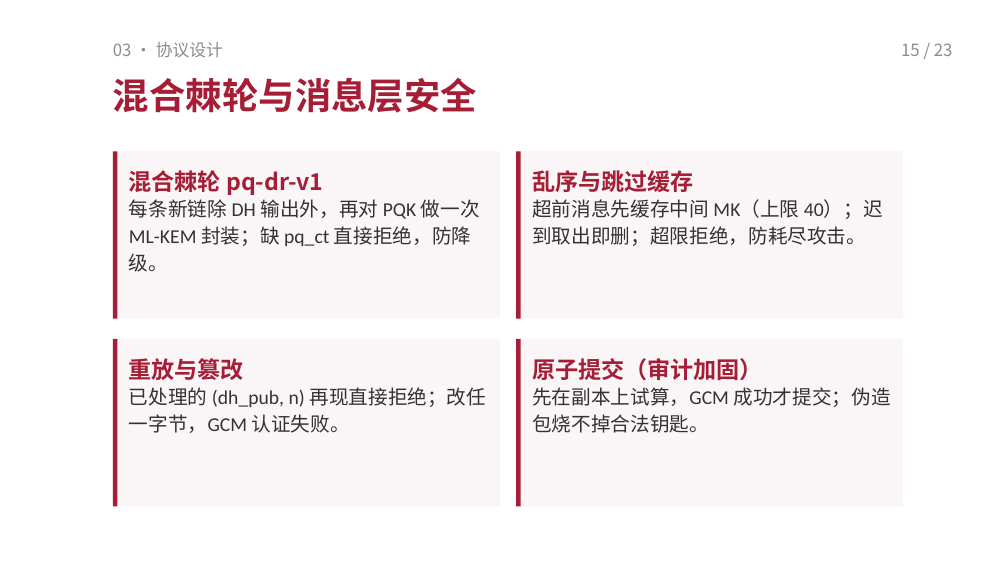
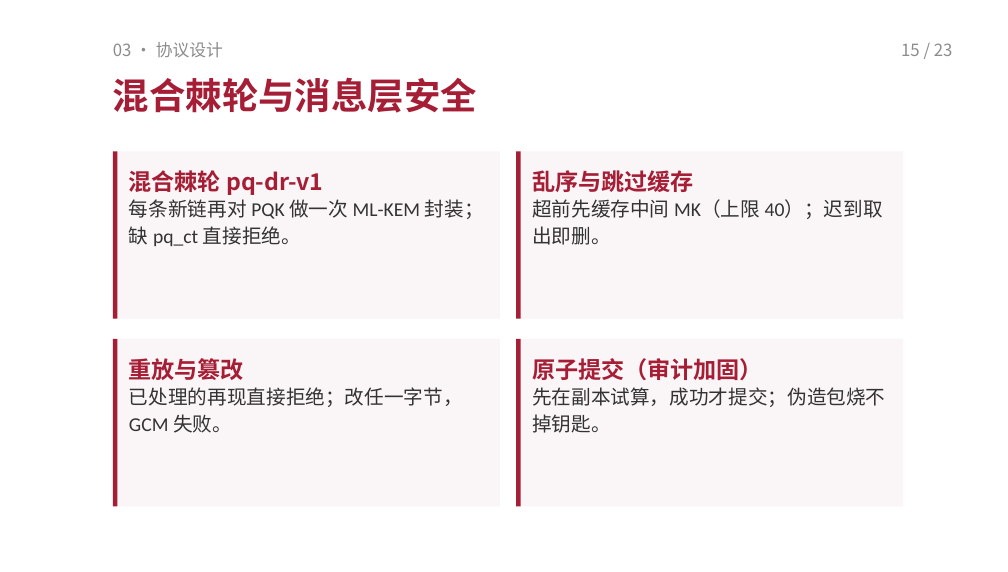
Before and after one commit to TomHaoZi/ECNUchat, a slide deck: slide 15 of 中期汇报/ECNUchat-中期汇报.pptx. Drawn at 1008x572 pixels with LibreOffice and Linux fonts; fonts in the diff are those of the drawing. Boxes give left, top, right and bottom in pixels: in the first picture for what was removed or moved away, otherwise in the second. Text is boxed around its words. In the diff, an @@ line names an element or a change of style, - is before the commit and + after.

```diff
--- a/中期汇报/ECNUchat-中期汇报.pptx
+++ b/中期汇报/ECNUchat-中期汇报.pptx
@@ text at [129, 199, 484, 246]: text changed @@
-每条新链除 DH 输出外，再对 PQK 做一次 ML-KEM 封装；缺 pq_ct 直接拒绝，防降级。
+每条新链再对 PQK 做一次 ML-KEM 封装；缺 pq_ct 直接拒绝。
@@ text at [532, 199, 883, 245]: text changed @@
-超前消息先缓存中间 MK（上限 40）；迟到取出即删；超限拒绝，防耗尽攻击。
+超前先缓存中间 MK（上限 40）；迟到取出即删。
@@ text at [129, 387, 463, 433]: text changed @@
-已处理的 (dh_pub, n) 再现直接拒绝；改任一字节，GCM 认证失败。
+已处理的再现直接拒绝；改任一字节，GCM 失败。
@@ text at [532, 387, 885, 433]: text changed @@
-先在副本上试算，GCM 成功才提交；伪造包烧不掉合法钥匙。
+先在副本试算，成功才提交；伪造包烧不掉钥匙。
```
Also in this commit, not shown: 12 other slides changed, 2 other files.
